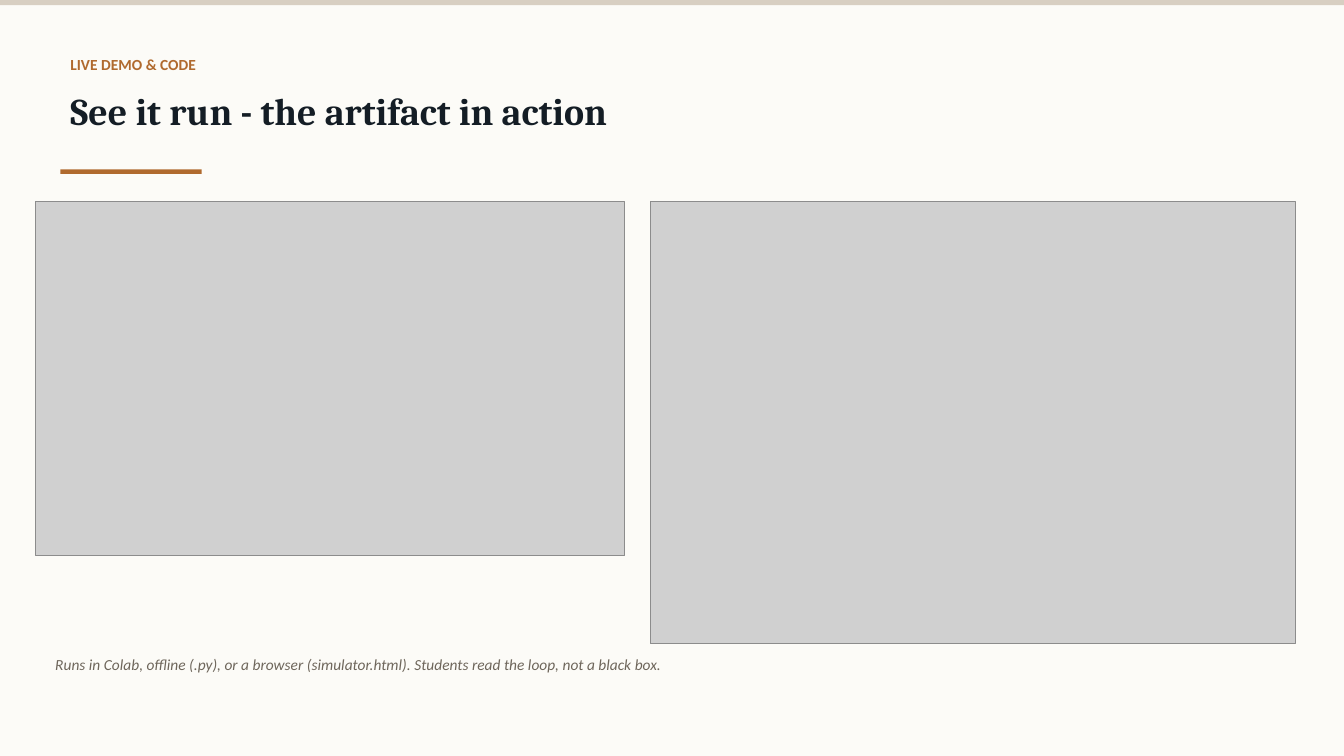
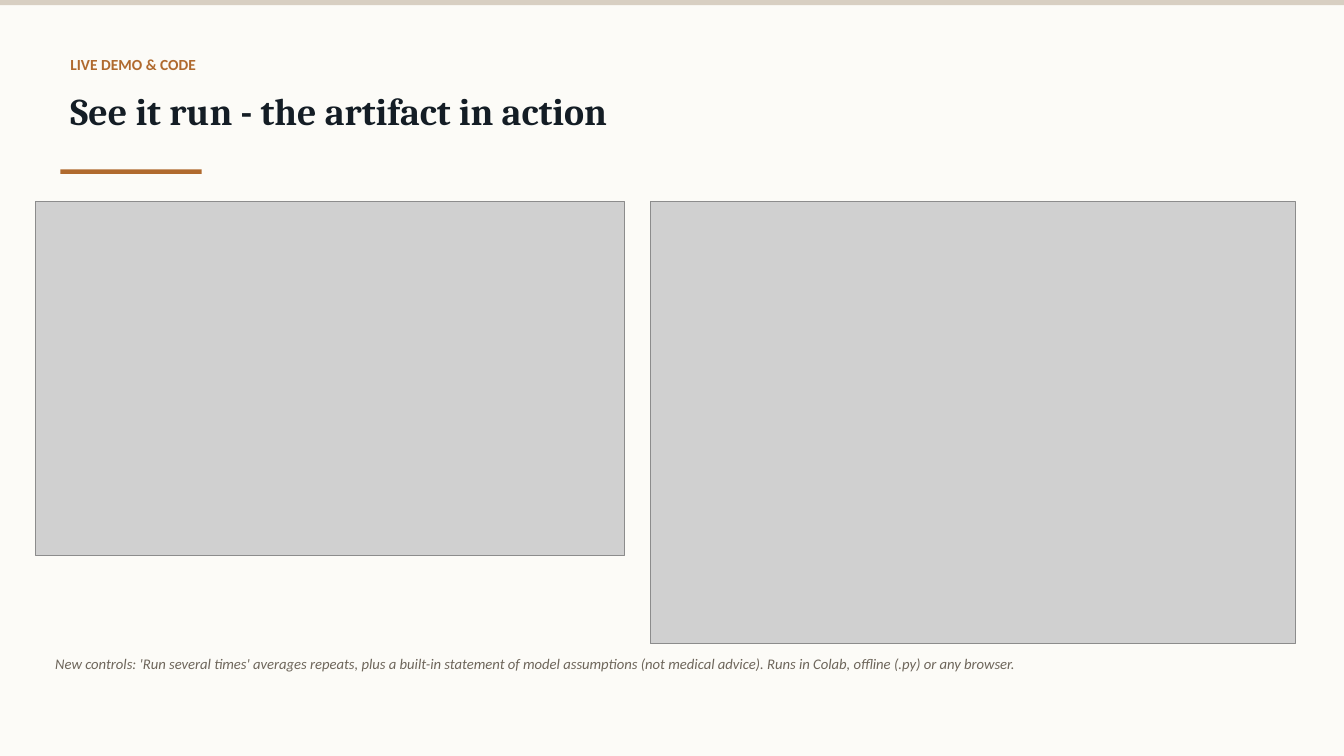
Before and after one commit to felixxxxx11/antibiotic-resistance-sim, a slide deck: slide 8 of INT6064 Individual Module - Slides - WUPENGHUI.pptx. Drawn at 1344x756 pixels with LibreOffice and Linux fonts; fonts in the diff are those of the drawing; grey boxes stand for pictures. Boxes give left, top, right and bottom in pixels: in the first picture for what was removed or moved away, otherwise in the second. Text is boxed around its words. In the diff, an @@ line names an element or a change of style, - is before the commit and + after.

Commit message:
Update slide screenshot to new UI (Run several times, selection strength)

```diff
--- a/INT6064 Individual Module - Slides - WUPENGHUI.pptx
+++ b/INT6064 Individual Module - Slides - WUPENGHUI.pptx
@@ text at (x1=55, y1=658, x2=1015, y2=672): text changed; size 11 to 10.5 pt @@
-Runs in Colab, offline (.py), or a browser (simulator.html). Students read the loop, not a black box.
+New controls: 'Run several times' averages repeats, plus a built-in statement of model assumptions (not medical advice). Runs in Colab, offline (.py) or any browser.
```
Also in this commit, not shown: 1 other file.
